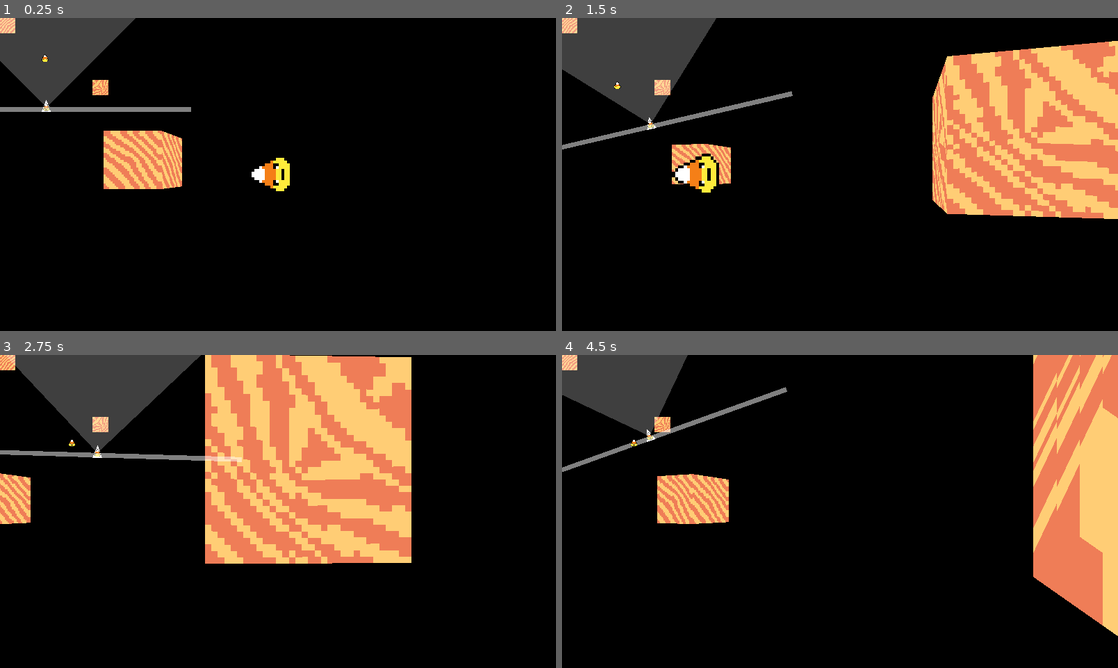
Above: before the commit, frames 1-4 (two rows, left to right).
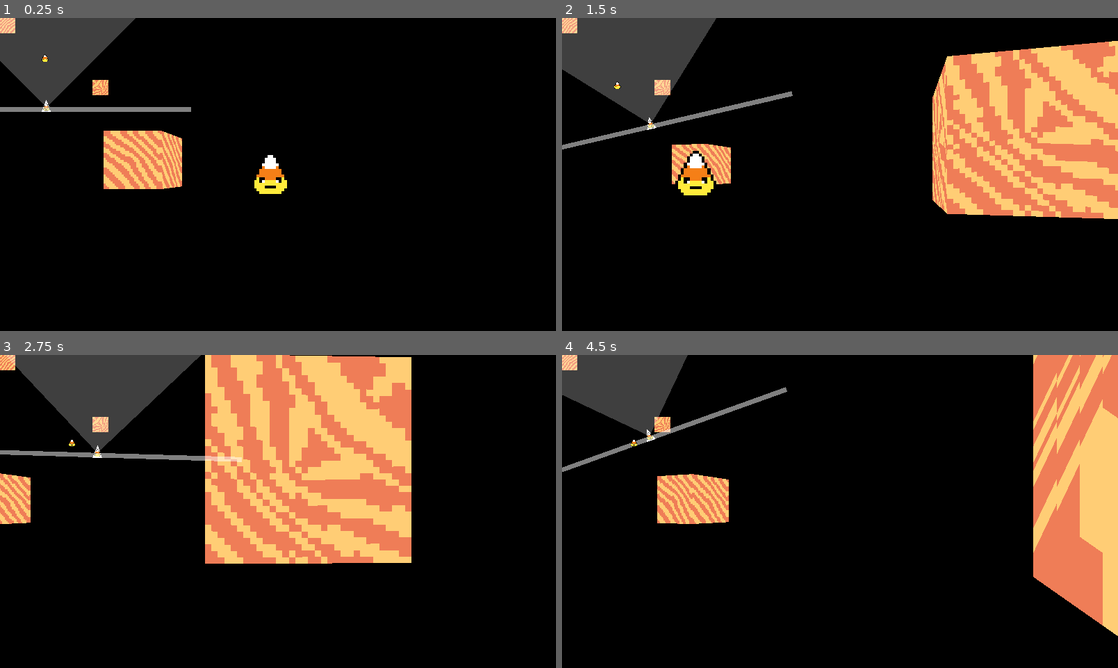
Above: after the commit, the same moments.

Repository: neclor/candy-raiser-godot
Game: Godot game, scene res://game/arenas/arena_0/arena_0.tscn
Same seed, same stepped clock (60 frames per second), same inputs: the game is played once before the commit and once after it.
Inputs (mouse positions are in pixels of both pictures, inside the frame that each line leads up to):
- Up to frame 1 (0.25 s): no input
- Up to frame 2 (1.5 s): move the mouse to (962, 158) at 0.52 s; hold D (move_right) 0.53-1.28 s; hold X (camera_off) 0.53-1.28 s; move the mouse to (728, 190) at 1.27 s; hold S (move_down) from 1.28 s (still down); tap Z (camera_on) at 1.35 s
- Up to frame 3 (2.75 s): move the mouse to (289, 505) at 2.02 s; release S (move_down) at 2.03 s; hold W (move_up) from 2.03 s (still down); hold X (camera_off) from 2.03 s (still down)
- Up to frame 4 (4.5 s): move the mouse to (812, 574) at 2.77 s; release X (camera_off) at 2.78 s; tap Z (camera_on) at 2.85, 4.35 s; move the mouse to (878, 514) at 3.52 s; hold X (camera_off) 3.53-4.28 s; move the mouse to (673, 464) at 4.27 s; release W (move_up) at 4.28 s; hold A (move_left) from 4.28 s (still down)

The runs differ from the first frame. In frame 1, 0.5% of the frame differs, in the area x 24-53%, y 36-57%; in frame 2, 0.7%, in the area x 19-31%, y 40-57%; in frame 3, less than 0.1%; in frame 4, less than 0.1%.

Commit message:
Update screen.gd

Diff:
--- a/game/screen/screen.gd
+++ b/game/screen/screen.gd
@@ -2,7 +2,7 @@
 
 
 var colors = PackedColorArray([Color.WHITE, Color.WHITE, Color.WHITE, Color.WHITE])
-var uvs  = PackedVector2Array([Vector2.ZERO, Vector2.DOWN, Vector2.ONE, Vector2.RIGHT])
+var uvs  = PackedVector2Array([Vector2.ZERO, Vector2.RIGHT, Vector2.ONE, Vector2.DOWN])
 
 
 var screen_size = Vector2(ProjectSettings.get_setting("display/window/size/viewport_width"), ProjectSettings.get_setting("display/window/size/viewport_height"))
